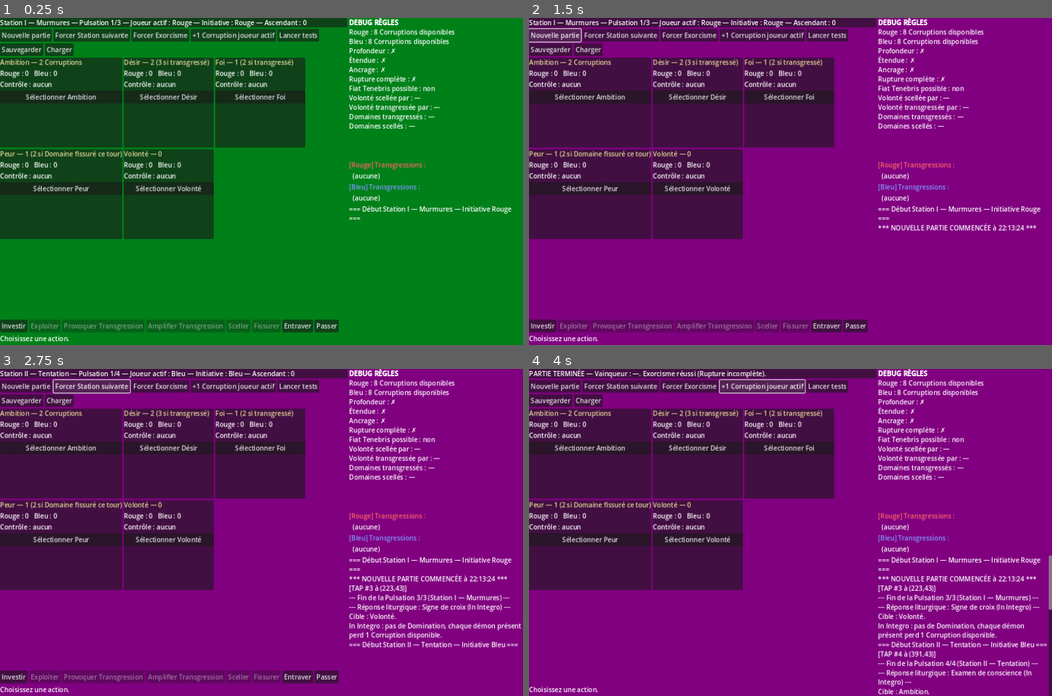
Above: before the commit, frames 1-4 (two rows, left to right).
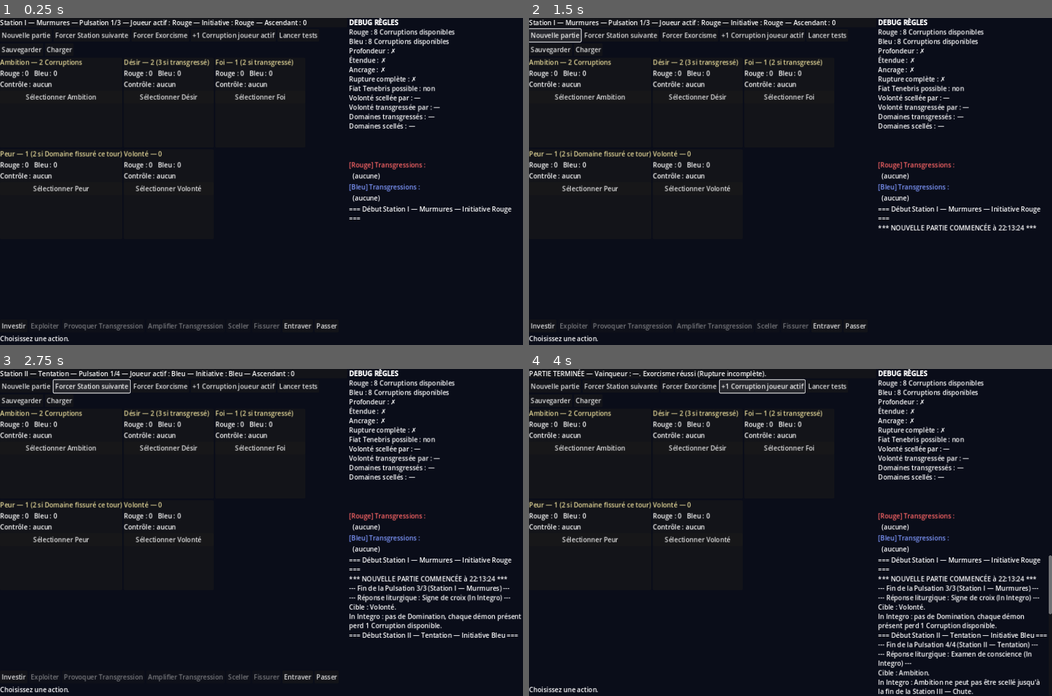
Above: after the commit, the same moments.

Repository: salfab/Possession
Game: Godot game, scene res://scenes/Main.tscn
Same seed, same stepped clock (60 frames per second), same inputs: the game is played once before the commit and once after it.
Inputs:
- Up to frame 1 (0.25 s): no input
- Up to frame 2 (1.5 s): click "Nouvelle partie" at 0.5 s; click "Nouvelle partie" at 1.25 s
- Up to frame 3 (2.75 s): click "Forcer Station suivante" at 2 s
- Up to frame 4 (4 s): click "Forcer Exorcisme" at 2.75 s; click "+1 Corruption joueur actif" at 3.5 s

The runs differ from the first frame. In frame 1, 94% of the frame differs, in the area x 0-100%, y 0-100%; in frame 2, 94%; in frame 3, 94%; in frame 4, 94%.

Commit message:
Nettoyer les diagnostics post-fix : jeu fonctionnel confirmé
- Retirer le _input() qui logue chaque tap dans le journal
- Retirer les changements de couleur du fond dans _ready/_on_btn_new_game
- Garder le marqueur "*** NOUVELLE PARTIE COMMENCÉE à HH:MM:SS ***"
  qui reste utile

Banner JS conservé : capture les console.log/error/warn de Godot et
les expose à l'écran sans console développeur. Indispensable la
prochaine fois qu'un script crashe en prod.

mouse_filter=2 (IGNORE) sur le Background conservé : empêche le
ColorRect plein-écran de capturer les clics avant les boutons.

https://claude.ai/code/session_011baaC7zEExbd5eSjuzVu4k

Diff:
--- a/scripts/ui/Main.gd
+++ b/scripts/ui/Main.gd
@@ -8,29 +8,6 @@
 # Action selection state
 var pending_action: int = -1
 var pending_kwargs: Dictionary = {}
-
-# Diagnostic — compte les taps reçus par le viewport
-var _tap_count: int = 0
-
-
-func _input(event: InputEvent) -> void:
-	var pressed := false
-	var pos := Vector2.ZERO
-	if event is InputEventScreenTouch:
-		pressed = event.pressed
-		pos = event.position
-	elif event is InputEventMouseButton:
-		pressed = event.pressed
-		pos = event.position
-	else:
-		return
-	if not pressed:
-		return
-	_tap_count += 1
-	# Ne plus toucher au bg ici — laissé aux diagnostics _ready/_on_btn_new_game.
-	if state != null:
-		state.add_log("[TAP #%d à (%d,%d)]" % [_tap_count, int(pos.x), int(pos.y)])
-		_render_log()
 
 # Top-level UI nodes (created in _ready)
 @onready var root_h: HBoxContainer = $Root
@@ -49,14 +26,7 @@
 
 
 func _ready() -> void:
-	# Diagnostic visuel : bg vert si _ready() atteint
-	var bg := get_node_or_null("Background") as ColorRect
-	if bg:
-		bg.color = Color(0.0, 0.3, 0.0, 1.0)
 	new_game()
-	# Diagnostic visuel : bg vert clair si new_game() a réussi
-	if bg:
-		bg.color = Color(0.0, 0.5, 0.1, 1.0)
 
 
 func new_game() -> void:
@@ -453,14 +423,7 @@
 # --- Debug buttons --------------------------------------------------------
 
 func _on_btn_new_game() -> void:
-	# Diagnostic visuel : bg orange dès que le handler s'exécute
-	var bg := get_node_or_null("Background") as ColorRect
-	if bg:
-		bg.color = Color(1.0, 0.5, 0.0, 1.0)
 	new_game()
-	# Diagnostic visuel : bg violet si new_game() retourne OK
-	if bg:
-		bg.color = Color(0.5, 0.0, 0.5, 1.0)
 	state.add_log("*** NOUVELLE PARTIE COMMENCÉE à %s ***" % Time.get_time_string_from_system())
 	_render_log()
 func _on_btn_force_next_station() -> void:
